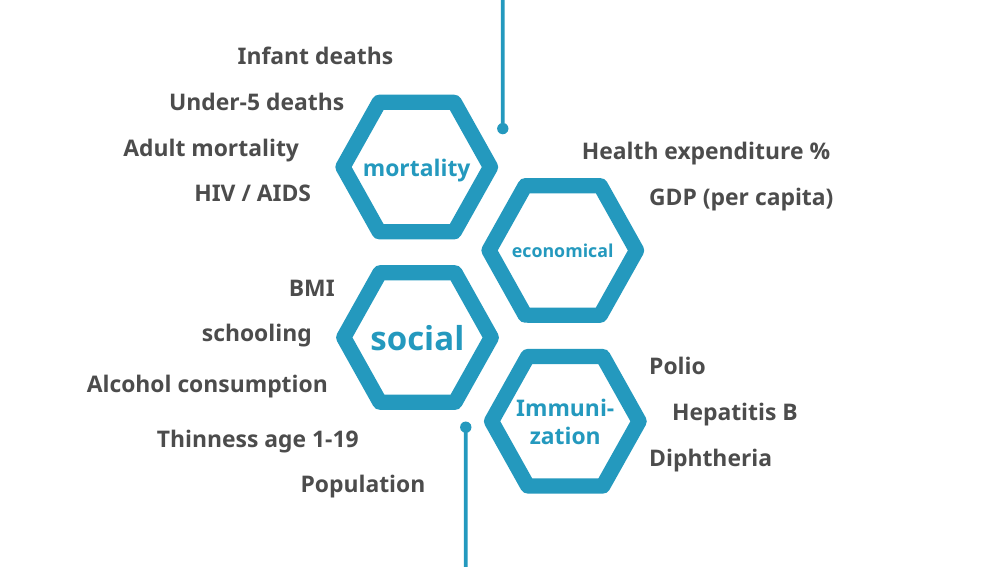
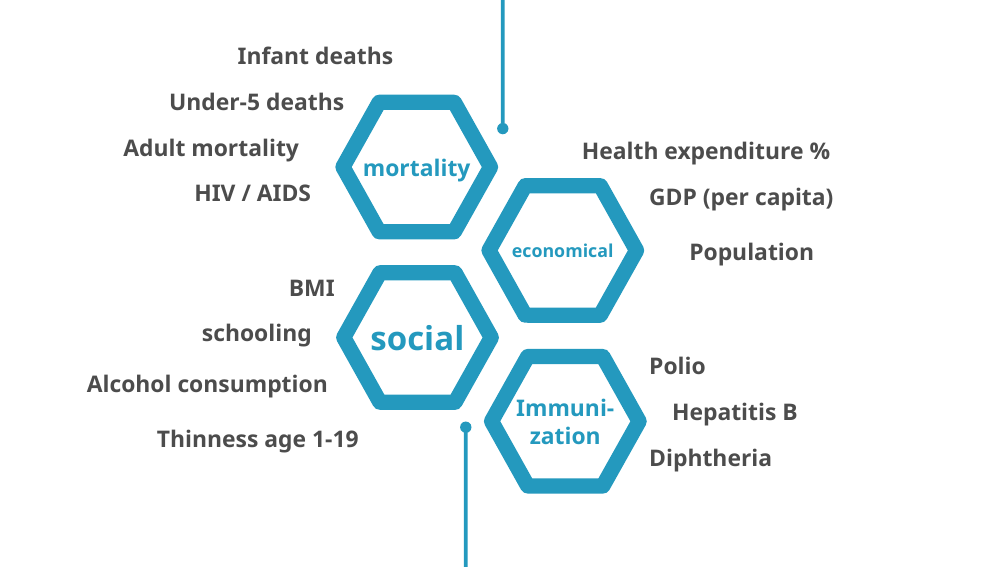
Before and after one commit to ElRapa/ironhack_mid_term, a slide deck: slide 4 of 2021-11-19 - Ironhack_midterm_Presentation_Life-Expectancy.odp. Drawn at 1008x567 pixels with LibreOffice and Linux fonts; fonts in the diff are those of the drawing; background and template pictures are left out. Boxes give left, top, right and bottom in pixels: in the first picture for what was removed or moved away, otherwise in the second. Text is boxed around its words. In the diff, an @@ line names an element or a change of style, - is before the commit and + after.

```diff
--- a/2021-11-19 - Ironhack_midterm_Presentation_Life-Expectancy.odp
+++ b/2021-11-19 - Ironhack_midterm_Presentation_Life-Expectancy.odp
@@ text "Population": place and size @@
-text "Population" at [301, 474, 426, 498]
+text "Population" at [689, 242, 814, 266]
```
Also in this commit, not shown: 4 other slides changed, 1 other file.
